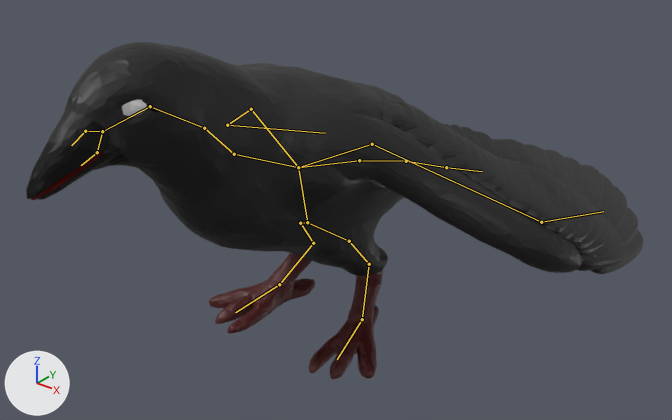
The FBX model CrowsAndNests/Assets/Models/Player/player.fbx, before and after one commit.
Rendered twice from a 50 mm lens placed at (4.68, -5.36, 3.05), pointed at (0.15, 0.31, -0.46). Lighting does not change. The marker at lower left points along +X, +Y and +Z. Both versions are drawn at frame 1 of the action 'Fall'; the numbers are the values there. The bones that bend it are drawn over the model as lines.

In view in the first picture: 'crow'.
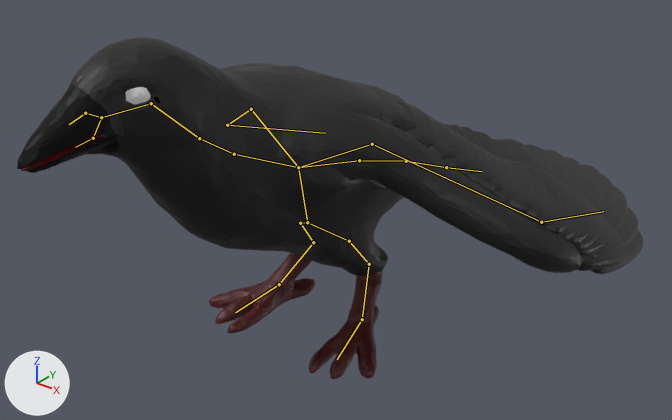
Location of each change, (x1, y1, x2, y2) in pixels of the pictures (672 x 420 px):
```json
{"object": "crow", "change": "posed", "before": [26, 42, 643, 379], "after": [17, 37, 643, 379]}
{"bone": "Bone_body_up", "before": "(234, 154) to (204, 128)", "after": "(234, 154) to (199, 138)"}
{"bone": "Bone_neck", "before": "(204, 128) to (150, 106)", "after": "(199, 138) to (151, 103)"}
```

Edits to the scene script, one JSON object a line:
```json
{"block": "bone_bone_body_up", "where": "bone_bone_body_up = bpy.data.objects['Armature'].pose.bones['Bone_body_up']  # child of 'Bone_down'"}
{"op": "set", "path": "bone_bone_body_up.rotation_quaternion", "old": "(0.994, -0.105, 0.0, 0.0)", "new": "(1.0, 0.0, 0.0, 0.0)", "note": "degrees (-12, 0, 0) -> degrees (0, 0, 0)"}
{"block": "bone_bone_neck", "where": "bone_bone_neck = bpy.data.objects['Armature'].pose.bones['Bone_neck']  # child of 'Bone_body_up'"}
{"op": "set", "path": "bone_bone_neck.rotation_quaternion", "old": "(0.981, 0.196, 0.0, 0.0)", "new": "(1.0, 0.0, 0.0, 0.0)", "note": "degrees (23, 0, 0) -> degrees (0, 0, 0)"}
```
